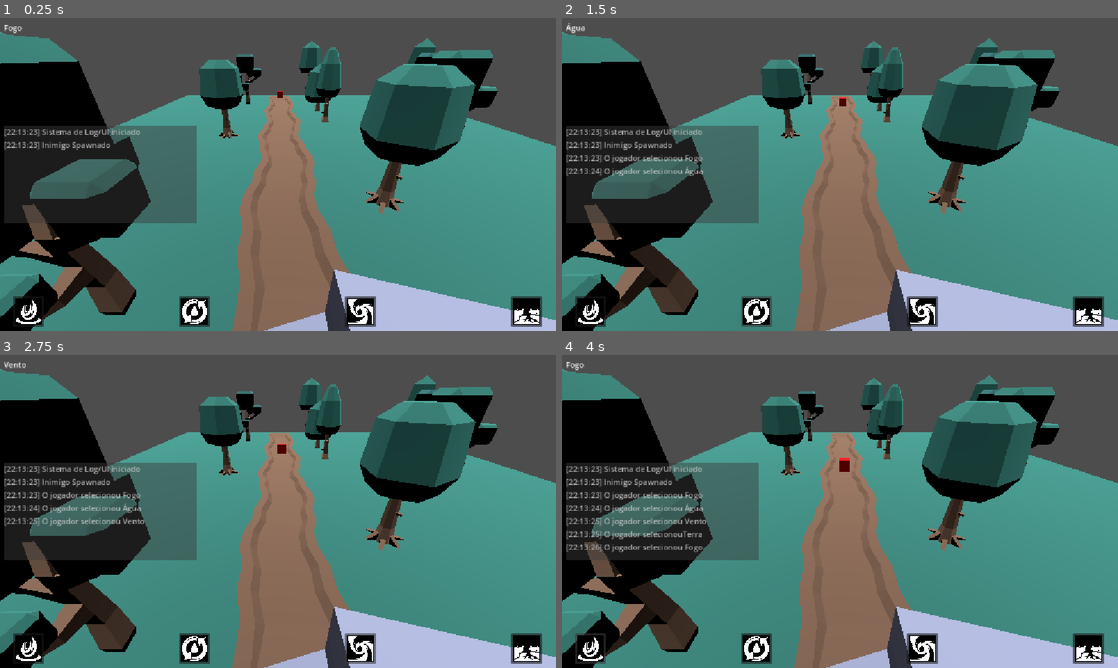
Above: before the commit, frames 1-4 (two rows, left to right).
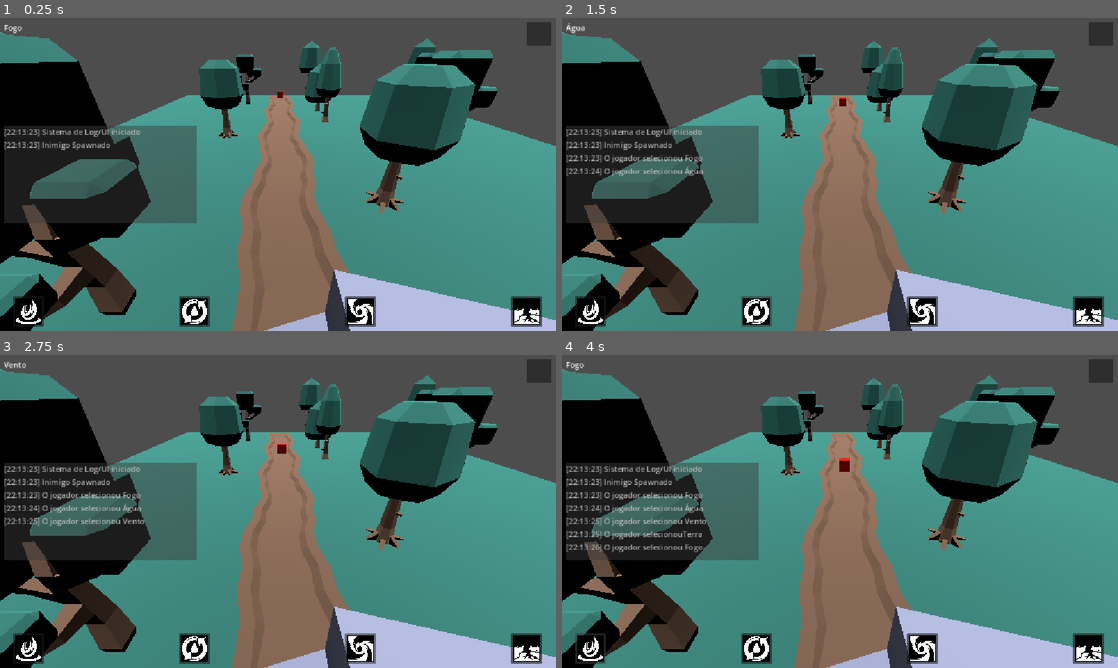
Above: after the commit, the same moments.

Repository: Guilherme-Coto/tower-defense-bci
Game: Godot game, scene res://scenes/cena_1.tscn
The game is run twice, just before and just after one commit, with the same random seed, the same clock (stepped at 60 frames per second) and the same inputs.
Inputs (mouse positions are in pixels of both pictures, inside the frame that each line leads up to):
- Up to frame 1 (0.25 s): no input
- Up to frame 2 (1.5 s): click (589, 312) at 0.5 s; click (756, 312) at 1.25 s
- Up to frame 3 (2.75 s): click (361, 649) at 2 s
- Up to frame 4 (4 s): click (1090, 649) at 2.75 s; click (589, 649) at 3.5 s

The runs differ from the first frame. In frame 1, 0.3% of the frame differs, in the area x 94-100%, y 1-9%; in frame 2, 0.3%; in frame 3, 0.3%; in frame 4, 0.3%.

Commit message:
Comunicação UDP Python -> Godot

Diff:
--- a/project.godot
+++ b/project.godot
@@ -32,9 +32,14 @@
 "events": [Object(InputEventKey,"resource_local_to_scene":false,"resource_name":"","device":16,"window_id":0,"alt_press …(190 unchanged characters)…
 ]
 }
-blink_button={
+blink_buttons={
 "deadzone": 0.2,
 "events": [Object(InputEventKey,"resource_local_to_scene":false,"resource_name":"","device":-1,"window_id":0,"alt_press …(191 unchanged characters)…
+]
+}
+box_blink={
+"deadzone": 0.2,
+"events": [Object(InputEventKey,"resource_local_to_scene":false,"resource_name":"","device":16,"window_id":0,"alt_pressed":false,"shift_pressed":false,"ctrl_pressed":false,"meta_pressed":false,"pressed":false,"keycode":0,"physical_keycode":50,"key_label":0,"unicode":0,"location":0,"echo":false,"script":null)
 ]
 }
 
--- a/scenes/cena_1.tscn
+++ b/scenes/cena_1.tscn
@@ -433,6 +433,15 @@
 [node name="VBCLogs" type="VBoxContainer" parent="CanvasLayer/UI/PanelContainer/LogScrollBar" unique_id=1552454658]
 layout_mode = 2
 
+[node name="VBoxBlinkContainer" type="VBoxContainer" parent="CanvasLayer/UI" unique_id=2068541649]
+layout_mode = 2
+size_flags_horizontal = 8
+size_flags_vertical = 0
+
+[node name="BoxBlink" type="Panel" parent="CanvasLayer/UI/VBoxBlinkContainer" unique_id=1838908911]
+custom_minimum_size = Vector2(50, 50)
+layout_mode = 2
+
 [node name="LSLManager" type="Node3D" parent="." unique_id=1277703950 groups=["LSLManager"]]
 script = ExtResource("18_ie5fn")
 
--- a/scripts/LSLManager.gd
+++ b/scripts/LSLManager.gd
@@ -37,7 +37,4 @@
 func _process(_delta):
 	if socket_receive.get_available_packet_count() > 0:
 		var response = socket_receive.get_packet().get_string_from_utf8()
-		if response in responses.keys():
-			UIManager.on_button_power_clicket(responses[response])
-		else:
-			print("Elemento não encontrado.")
+		print(response)
--- a/scripts/UIManager.gd
+++ b/scripts/UIManager.gd
@@ -8,12 +8,14 @@
 @onready var lbl_element = $VBox_element/lbl_element
 @onready var log_container = $PanelContainer/LogScrollBar/VBCLogs
 @onready var log_scrollbar = $PanelContainer/LogScrollBar
+@onready var box_blink = $VBoxBlinkContainer/BoxBlink
 
 #botões
 @onready var btn_fire = $VBoxContainer/HBoxContainer/btn_fire
 @onready var btn_water = $VBoxContainer/HBoxContainer/btn_water
 @onready var btn_wind = $VBoxContainer/HBoxContainer/btn_wind
 @onready var btn_earth = $VBoxContainer/HBoxContainer/btn_earth
+
 
 var blink_times = {
 	"fire" : 0.2,
@@ -22,17 +24,24 @@
 	"wind" : 0.500
 }
 
+var box_blink_time = 0.250
+
 #diferentes timers
 var timer_fire : Timer
 var timer_water : Timer
 var timer_earth : Timer
 var timer_wind : Timer
 
+var timer_box_blink : Timer
+
 var buttons_blink = false
+var box_isblinking = false
+
 
 var timers_list : Array[Timer] = []
 var actual_index : int = 0
 var timer_alter : Timer
+
 
 func _ready() -> void:
 	add_text_to_log("Sistema de Log/UI iniciado")
@@ -70,11 +79,17 @@
 	timer_alter.timeout.connect(_on_timer_alter_timeout)
 	add_child(timer_alter)
 
+	#configura o timer do quadrado
+	timer_box_blink = Timer.new()
+	timer_box_blink.wait_time = box_blink_time
+	timer_box_blink.timeout.connect(_on_timer_box_blink_timeout)
+	add_child(timer_box_blink)
+
 func _input(event: InputEvent) -> void:
 	if event.is_action_pressed("log"):
 		log_scrollbar.visible = not log_scrollbar.visible
 
-	if event.is_action_pressed("blink_button"):
+	if event.is_action_pressed("blink_buttons"):
 		if buttons_blink:
 			timer_alter.stop()
 			timers_list[actual_index].stop()
@@ -93,6 +108,14 @@
 			timers_list[actual_index].start()
 
 			buttons_blink = true
+	elif event.is_action_pressed("box_blink"):
+		if box_isblinking:
+			timer_box_blink.stop()
+			box_isblinking = false
+		else:
+			timer_box_blink.start()
+			box_isblinking = true
+
 
 func _on_timer_alter_timeout() -> void:
 	timers_list[actual_index].stop()
@@ -132,6 +155,10 @@
 		btn_earth_enable()
 	else: #esconde o botão
 		btn_earth_disbale()
+
+#função para o timer piscar
+func _on_timer_box_blink_timeout():
+	box_blink.visible = not box_blink.visible
 
 #funções de ativação e desativação dos botões
 func btn_fire_enable():
Not shown, removed: python/meu_dataset_teste.json
Not shown, changed: .gitignore
Not shown, changed: python/README.md
Not shown, removed: python/lsl_receiver.py
Not shown, removed: python/main.py
Not shown, added: python/scripts/comunicator.py
